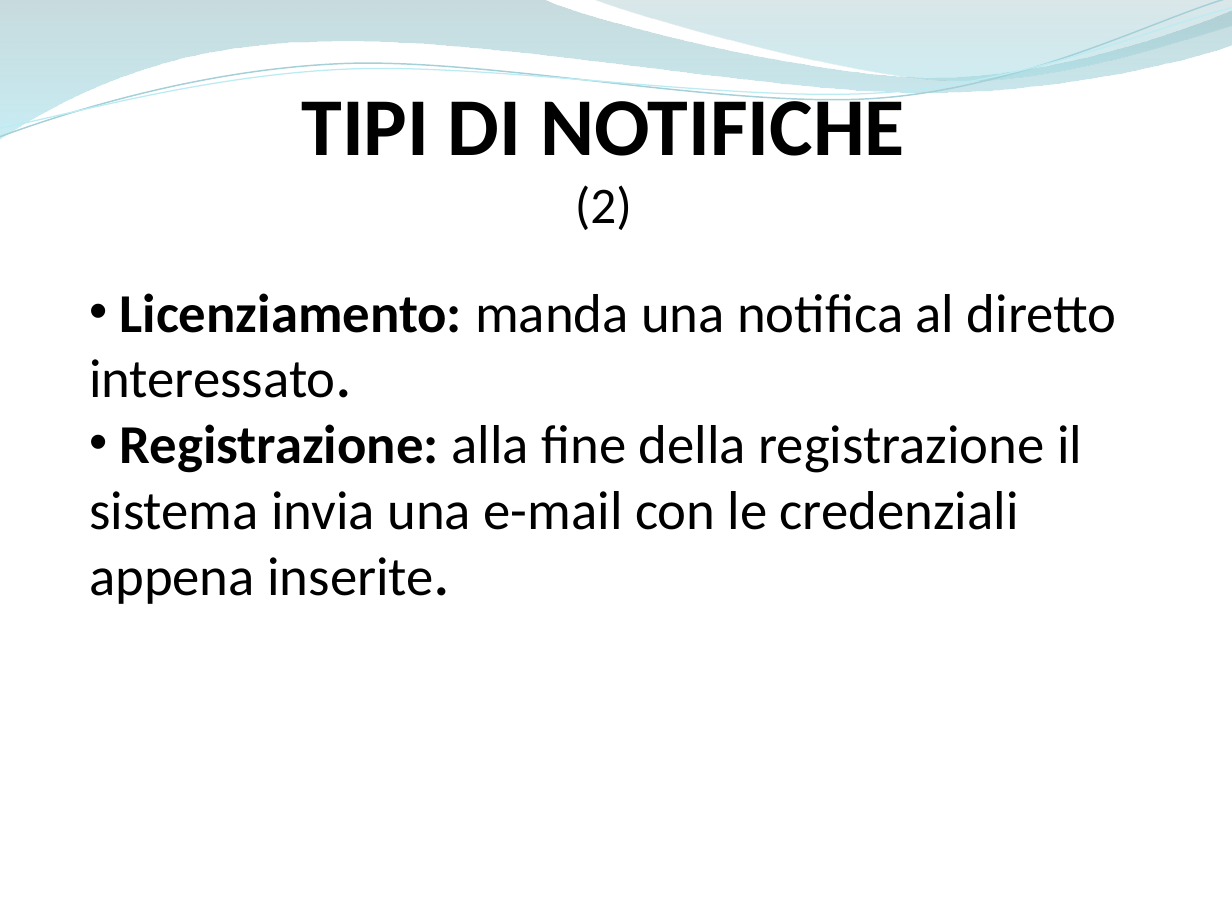
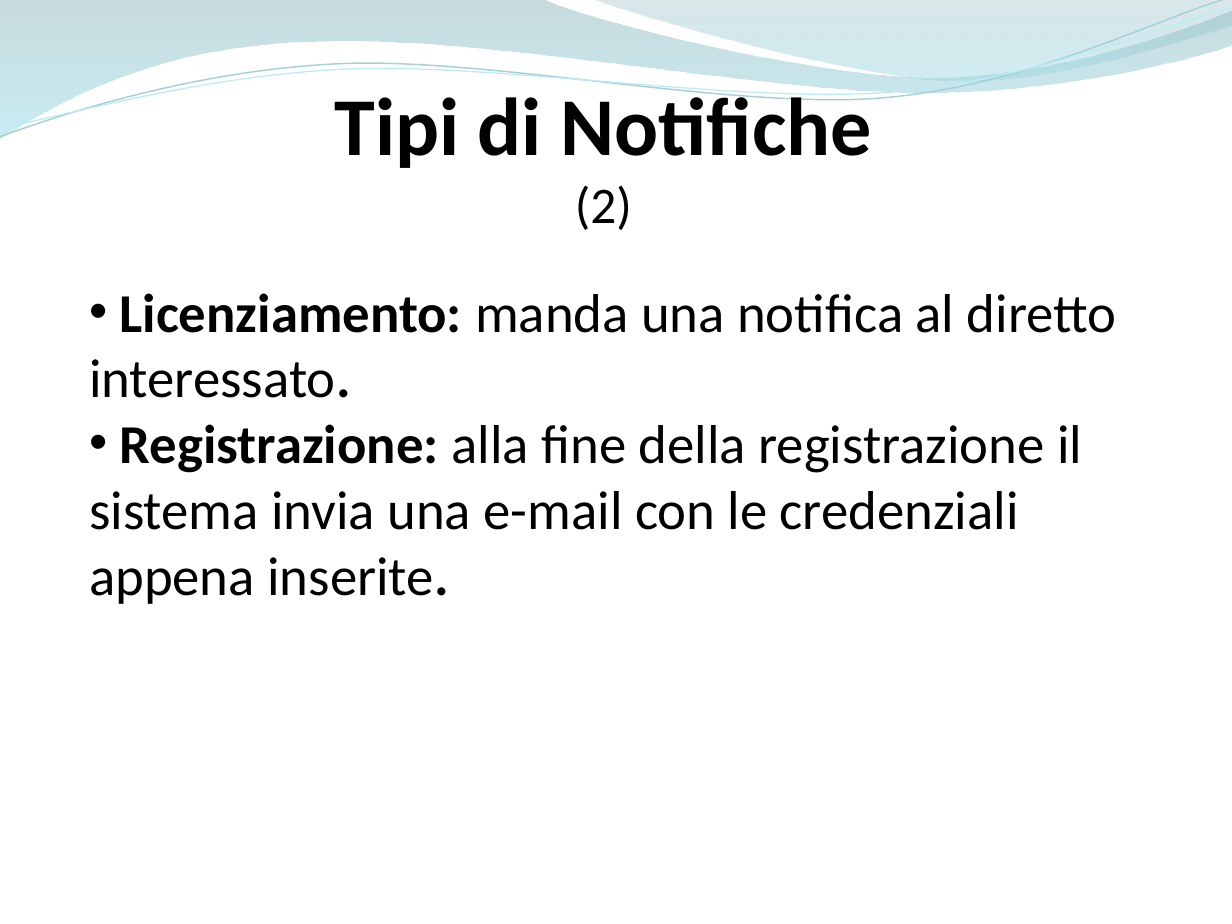
Before and after one commit to ammirate/at-silo, a slide deck: slide 93 of Presentazione/Atsilo1/[BOZZA] Atsilo_A_PresentazioneFinale copia.pptx (slide 77 before the commit). Drawn at 1232x924 pixels with LibreOffice and Linux fonts; fonts in the diff are those of the drawing. Boxes give left, top, right and bottom in pixels: in the first picture for what was removed or moved away, otherwise in the second. Text is boxed around its words. In the diff, an @@ line names an element or a change of style, - is before the commit and + after.

```diff
--- a/Presentazione/Atsilo1/[BOZZA] Atsilo_A_PresentazioneFinale copia.pptx
+++ b/Presentazione/Atsilo1/[BOZZA] Atsilo_A_PresentazioneFinale copia.pptx
@@ text at <box>334,87,872,168</box>: text changed @@
-TIPI DI NOTIFICHE
+Tipi di Notifiche
```
Also in this commit, not shown: 12 other slides changed, 18 slides added, 2 slides removed.
